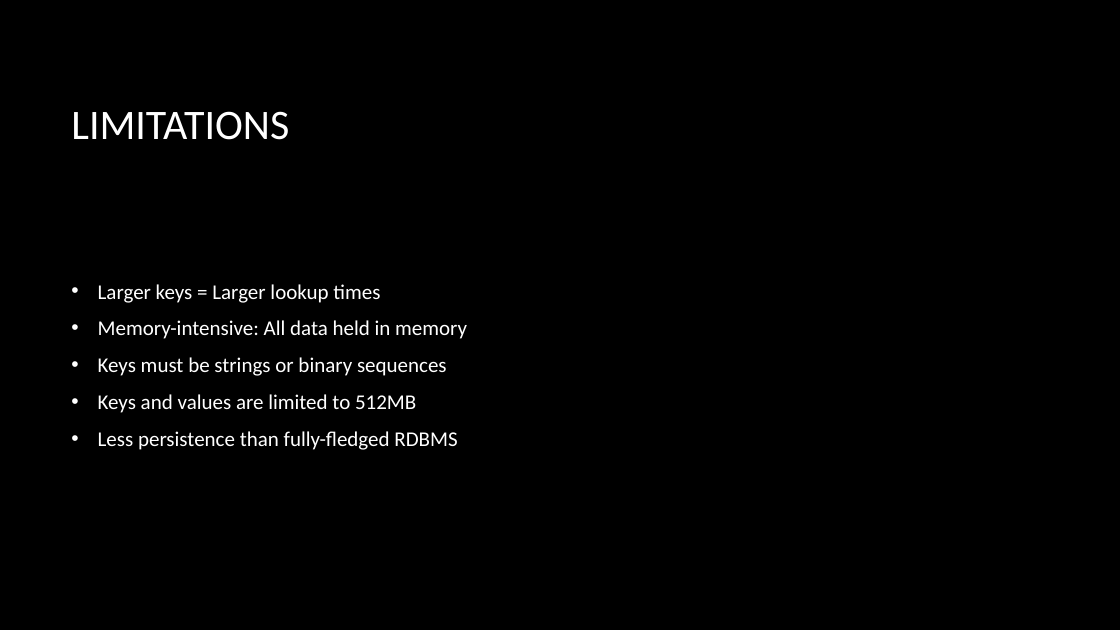
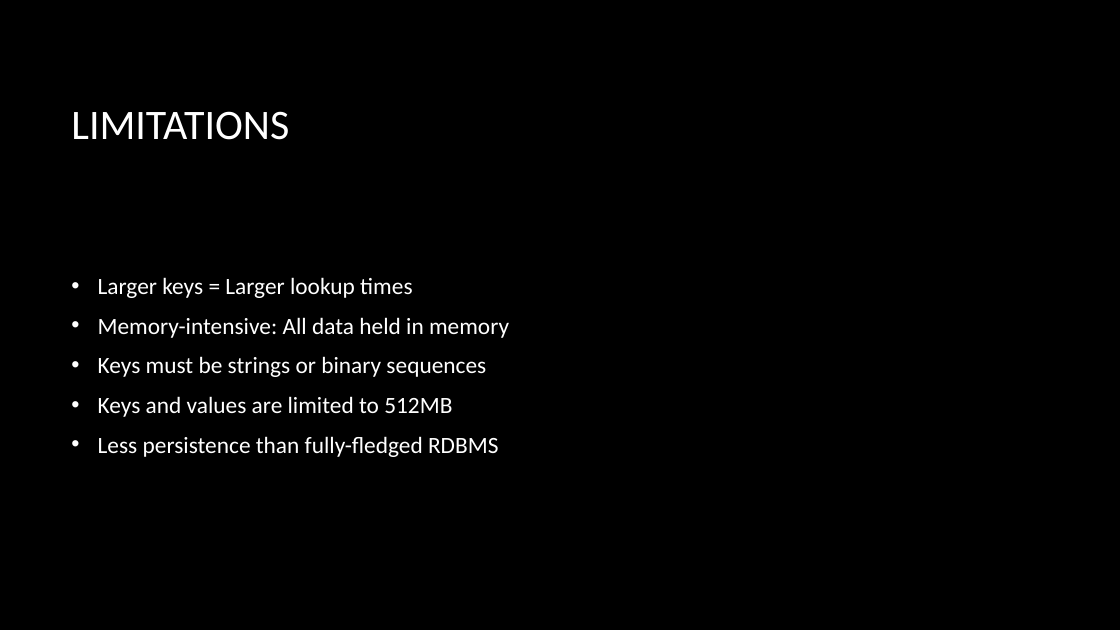
Before and after one commit to zoldham/Redis-Intro, a slide deck: slide 4 of Presenters/Presentation.pptx. Drawn at 1120x630 pixels with LibreOffice and Linux fonts; fonts in the diff are those of the drawing; background and template pictures are left out. Boxes give left, top, right and bottom in pixels: in the first picture for what was removed or moved away, otherwise in the second. Text is boxed around its words. In the diff, an @@ line names an element or a change of style, - is before the commit and + after.

```diff
--- a/Presenters/Presentation.pptx
+++ b/Presenters/Presentation.pptx
@@ text "Larger keys = Larger lookup ..." at (98,277,509,457): size 18 to 20 pt @@
```
Also in this commit, not shown: 3 other slides changed, 2 slides added, 3 other files.
